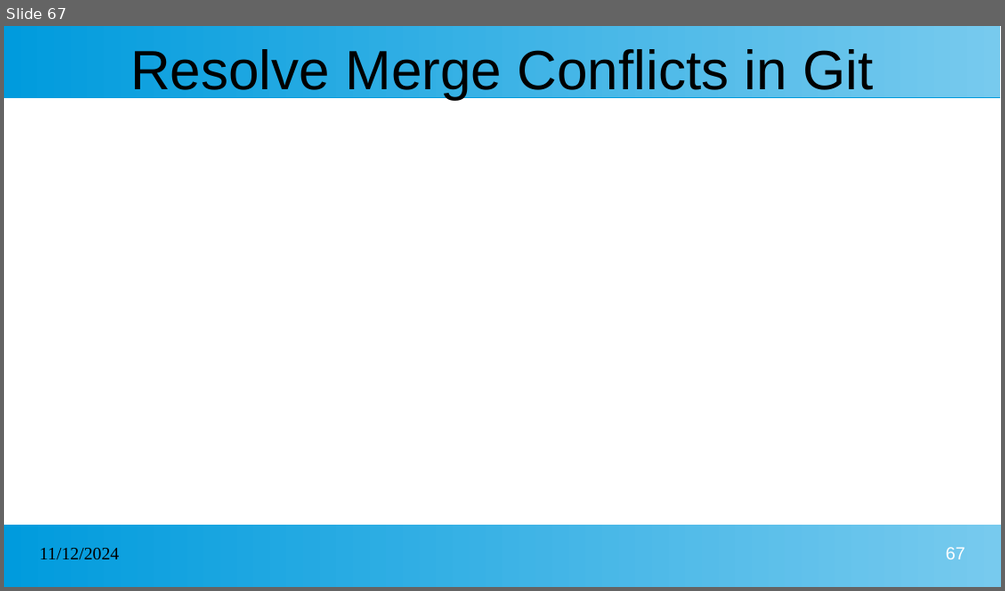
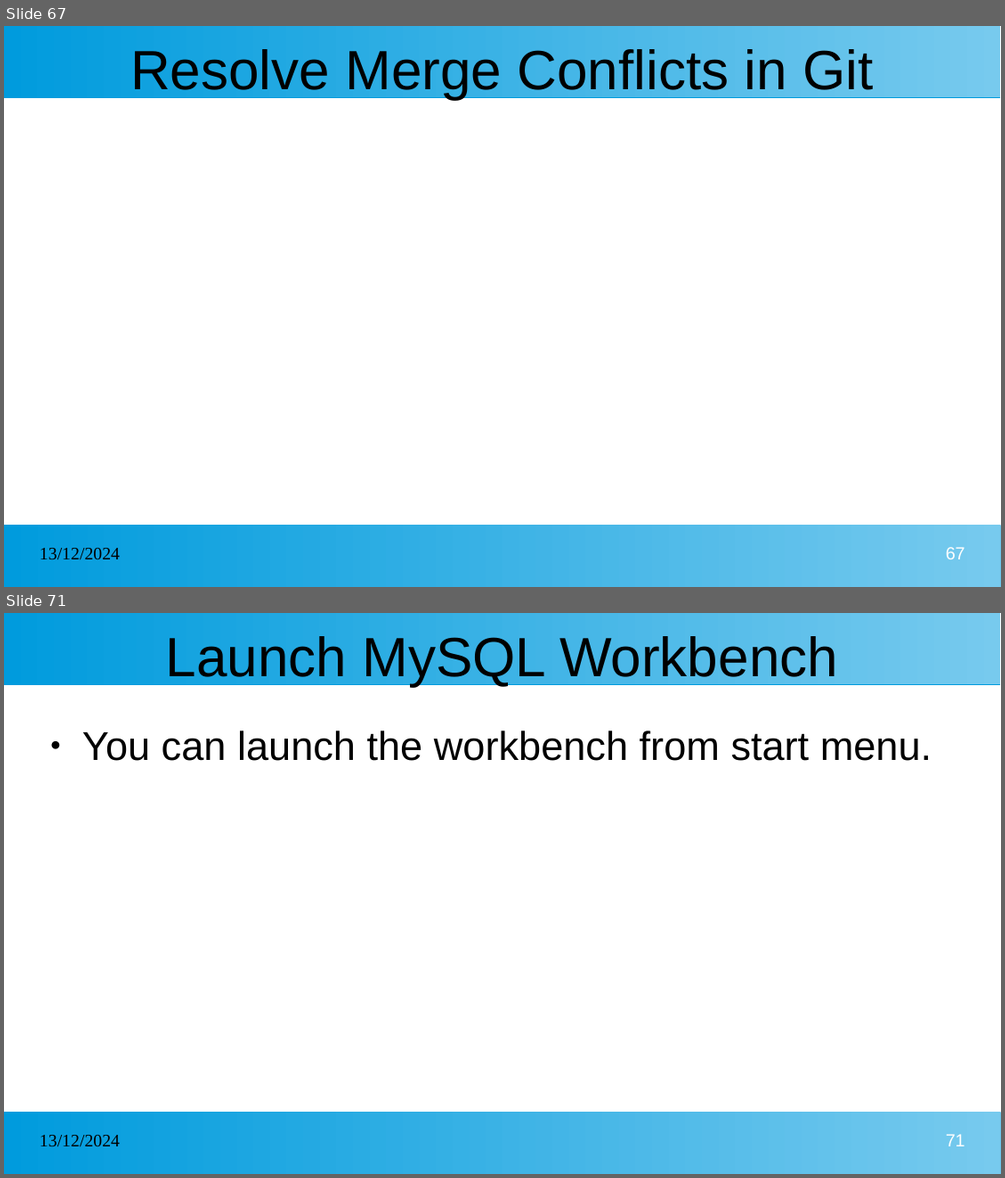
Before and after one commit to kcharankumar/MLA_Java_Arya, a slide deck: MLA Java Arya 1st week.pptx. Shown one above the other, each under a label of ours: slide 67 before the commit, slides 67 and 71 after it; the slides between them are not shown. The pictures are 1005x591 and 1005x1178 pixels, drawn with LibreOffice and Linux fonts; fonts in the diff are those of the drawing. Boxes give left, top, right and bottom in pixels: in the first picture for what was removed or moved away, otherwise in the second. Text is boxed around its words. In the diff, an @@ line names an element or a change of style, - is before the commit and + after.

```diff
--- a/MLA Java Arya 1st week.pptx
+++ b/MLA Java Arya 1st week.pptx
@@ slide 71 added at bbox=[4, 613, 1001, 1174], background #FFFFFF; not listed: 2 template elements that a slide beside it also shows @@
@@ title added at bbox=[166, 636, 838, 686], 44 pt, text #000000 @@
+Launch MySQL Workbench
@@ text added at bbox=[82, 730, 931, 761], 32 pt, text #000000 @@
+● You can launch the workbench from start menu.
@@ text added at bbox=[40, 1135, 120, 1147], 14 pt, text #000000 @@
+13/12/2024
@@ page number added at bbox=[946, 1134, 965, 1146], 14 pt, text #FFFFFF @@
+71
@@ slide 67 changed as well @@
@@ text at bbox=[40, 548, 120, 560]: text changed @@
-11/12/2024
+13/12/2024
```
Also in this commit, not shown: 66 other slides changed, 38 other slides added.
